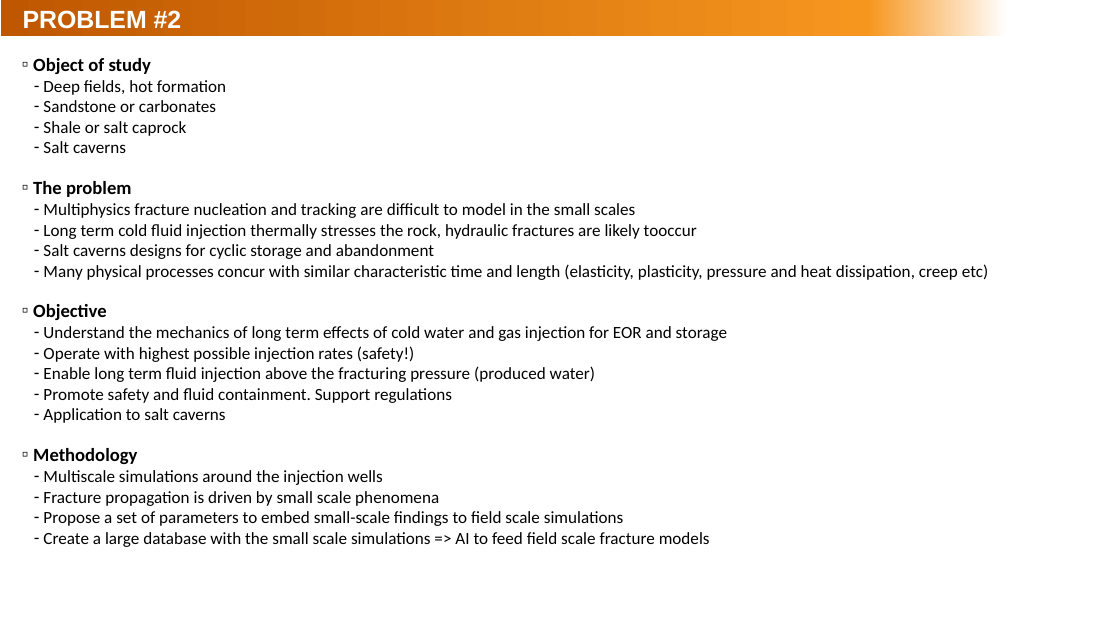
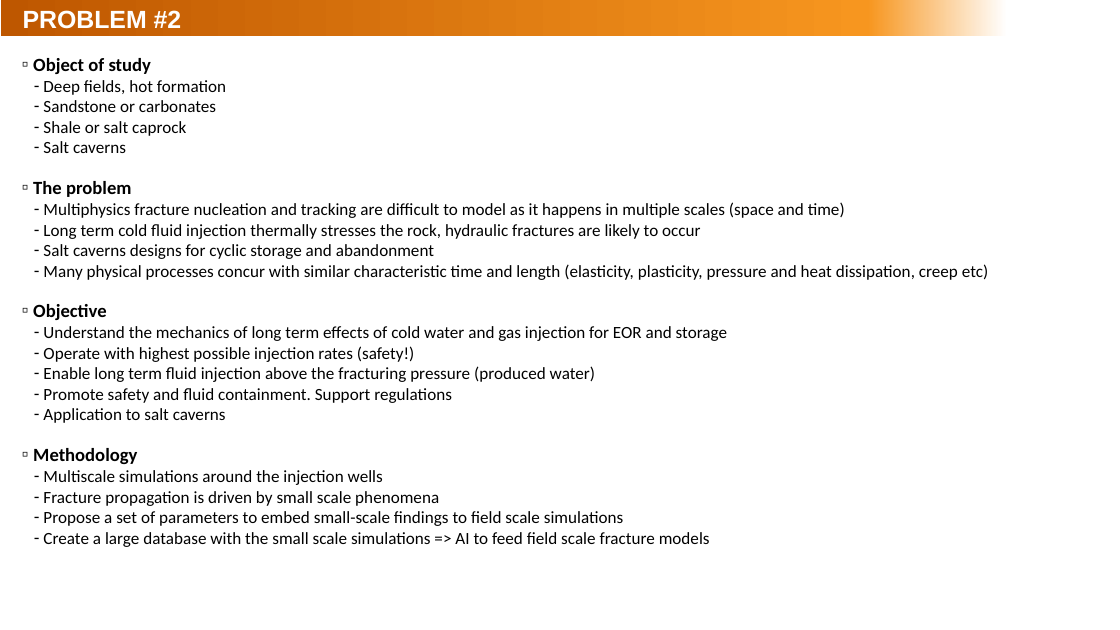
Before and after one commit to rebpoli/Doutorado, a slide deck: slide 6 of Research/2023-12-Research-plan.pptx. Drawn at 1120x630 pixels with LibreOffice and Linux fonts; fonts in the diff are those of the drawing; background and template pictures are left out. Boxes give left, top, right and bottom in pixels: in the first picture for what was removed or moved away, otherwise in the second. Text is boxed around its words. In the diff, an @@ line names an element or a change of style, - is before the commit and + after.

```diff
--- a/Research/2023-12-Research-plan.pptx
+++ b/Research/2023-12-Research-plan.pptx
@@ text at bbox=[43, 202, 845, 239]: text changed @@
-  ‐ Multiphysics fracture nucleation and tracking are difficult to model in the small scales
-  ‐ Long term cold fluid injection thermally stresses the rock, hydraulic fractures are likely tooccur
+  ‐ Multiphysics fracture nucleation and tracking are difficult to model as it happens in multiple scales (space and time)
+  ‐ Long term cold fluid injection thermally stresses the rock, hydraulic fractures are likely to occur
```
Also in this commit, not shown: 12 other files.
